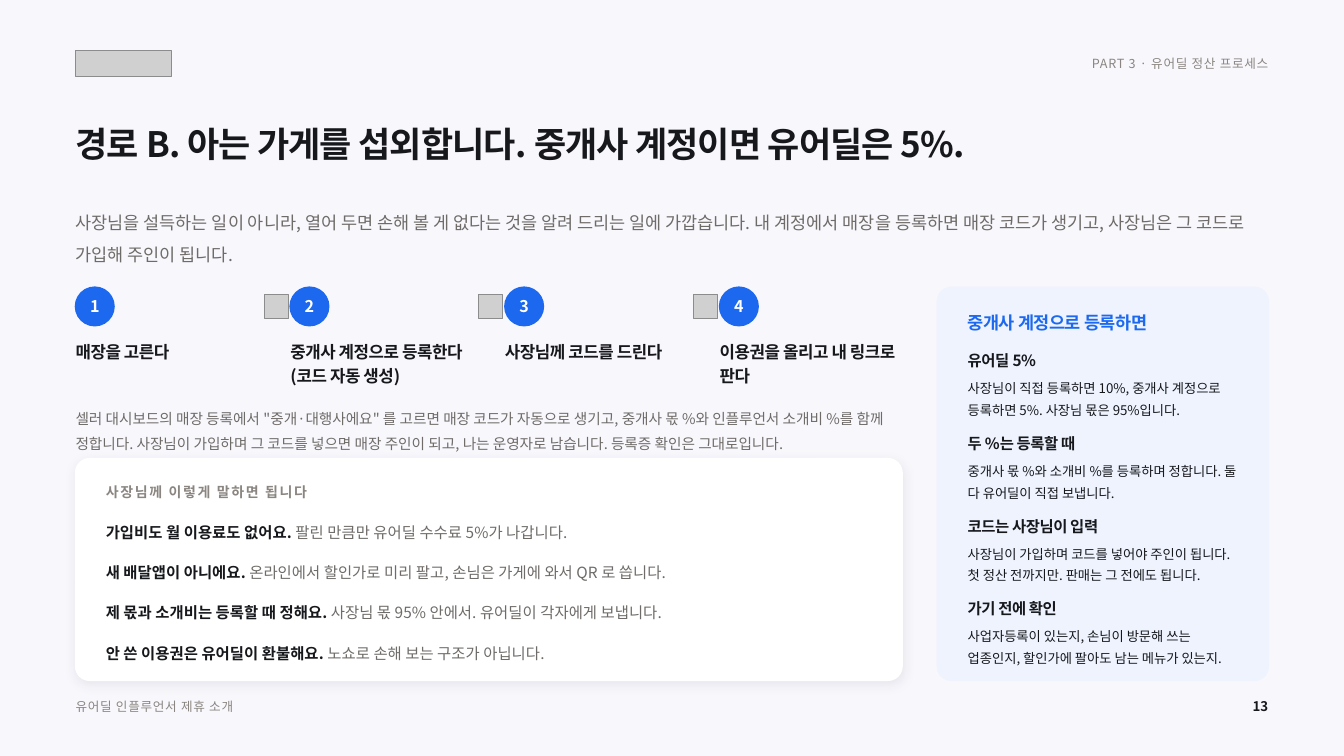
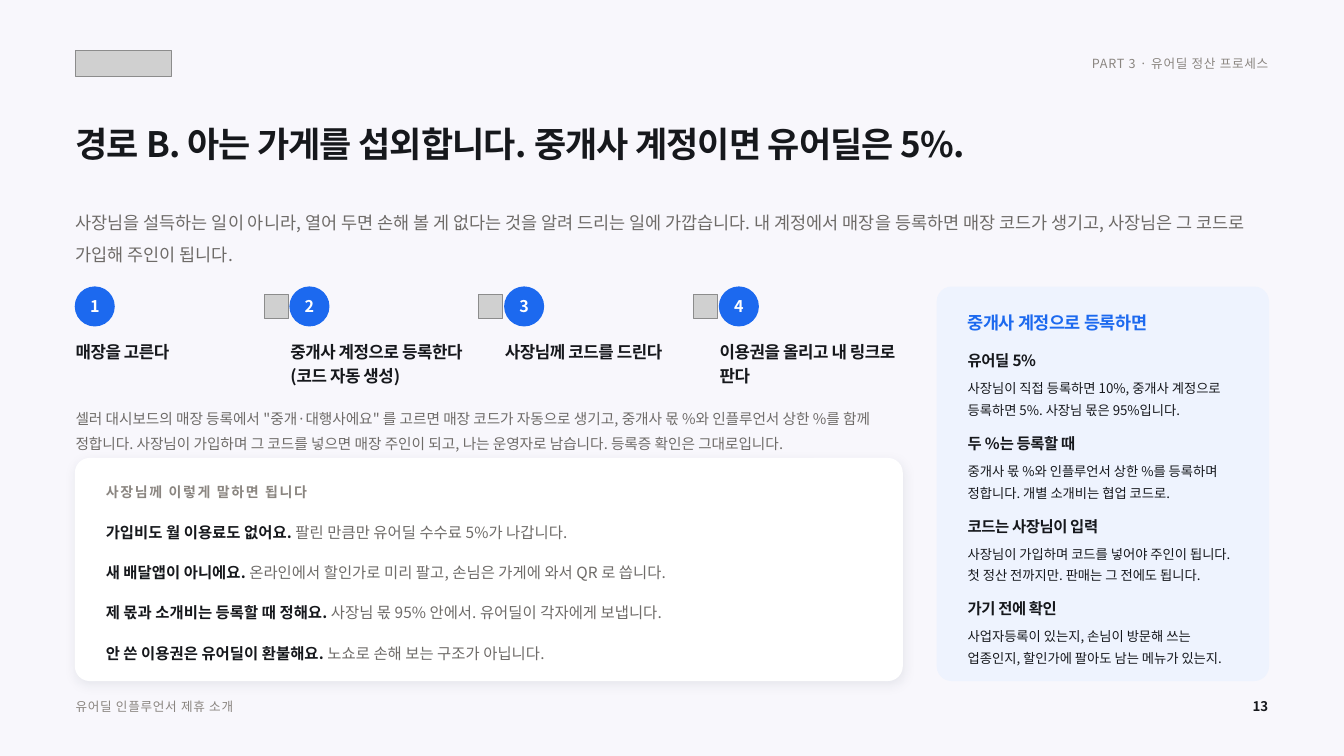
Before and after one commit to tobe2111/ur-live, a slide deck: slide 14 of docs/business/proposals/urdeal-influencer-deck.pptx. Drawn at 1344x756 pixels with LibreOffice and Linux fonts; fonts in the diff are those of the drawing; grey boxes stand for pictures. Boxes give left, top, right and bottom in pixels: in the first picture for what was removed or moved away, otherwise in the second. Text is boxed around its words. In the diff, an @@ line names an element or a change of style, - is before the commit and + after.

```diff
--- a/docs/business/proposals/urdeal-influencer-deck.pptx
+++ b/docs/business/proposals/urdeal-influencer-deck.pptx
@@ text at <box>76,412,870,452</box>: text changed @@
-셀러 대시보드의 매장 등록에서 "중개·대행사에요" 를 고르면 매장 코드가 자동으로 생기고, 중개사 몫 %와 인플루언서 소개비 %를 함께 정합니다. 사장님이 가입하며 그 코드를 넣으면 매장 주인이 되고, 나는 운영자로 남습니다. 등록증 확인은 그대로입니다.
+셀러 대시보드의 매장 등록에서 "중개·대행사에요" 를 고르면 매장 코드가 자동으로 생기고, 중개사 몫 %와 인플루언서 상한 %를 함께 정합니다. 사장님이 가입하며 그 코드를 넣으면 매장 주인이 되고, 나는 운영자로 남습니다. 등록증 확인은 그대로입니다.
@@ text at <box>968,465,1218,499</box>: text changed @@
-중개사 몫 %와 소개비 %를 등록하며 정합니다. 둘 다 유어딜이 직접 보냅니다.
+중개사 몫 %와 인플루언서 상한 %를 등록하며 정합니다. 개별 소개비는 협업 코드로.
```
Also in this commit, not shown: 7 other slides changed, 9 other files.
